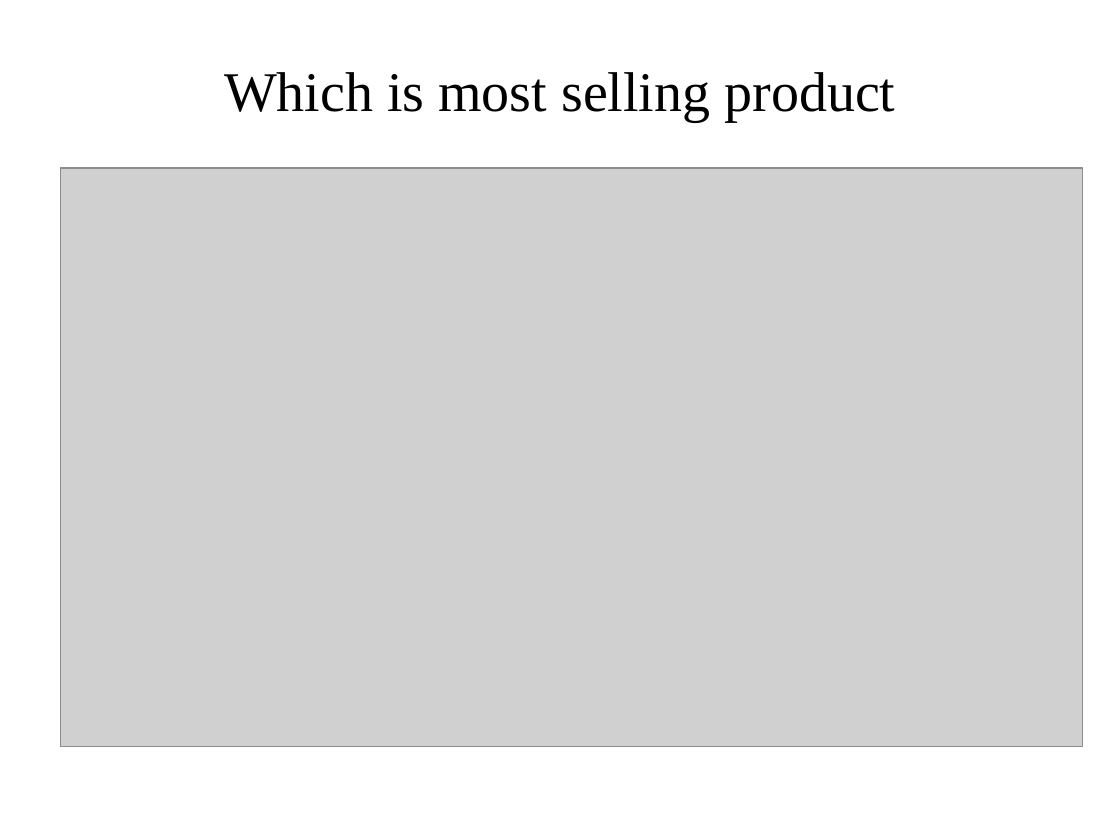
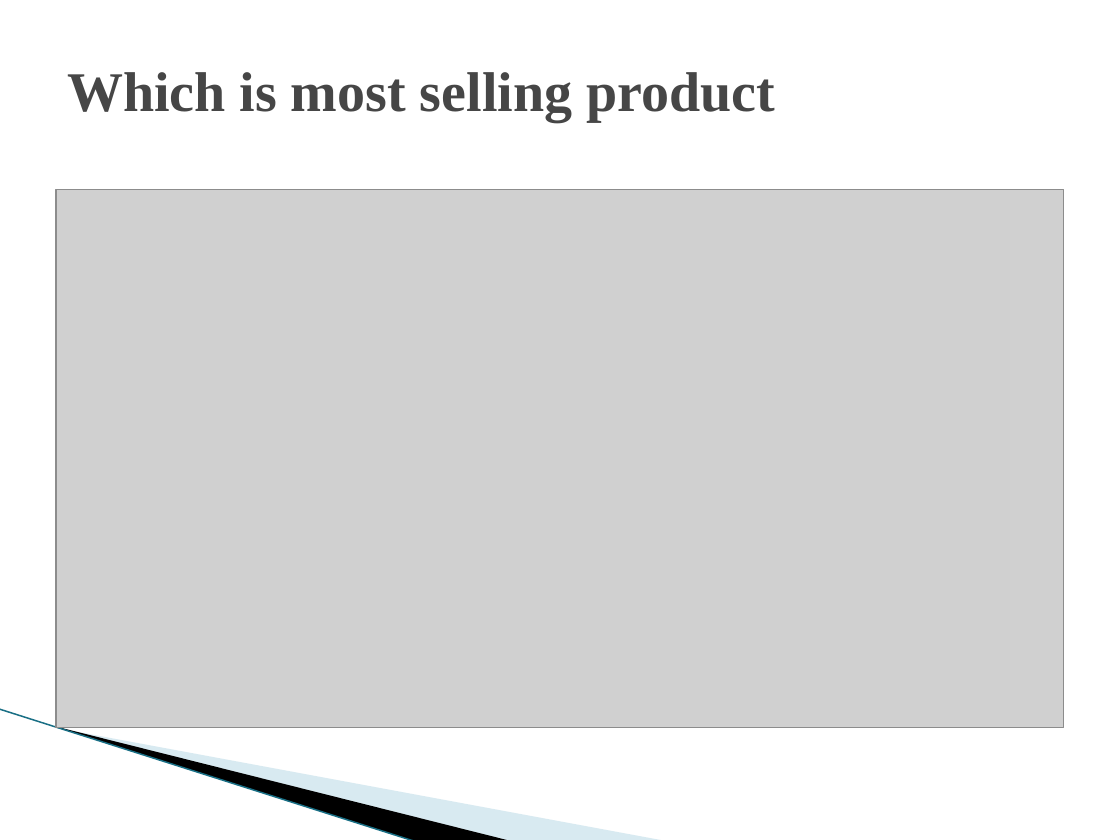
Before and after one commit to mayusuf/Customer-base-global-retail-bank, a slide deck: slide 3 of visual_presentation.pptx. Drawn at 1120x840 pixels with LibreOffice and Linux fonts; fonts in the diff are those of the drawing; grey boxes stand for pictures; background and template pictures are left out. Boxes give left, top, right and bottom in pixels: in the first picture for what was removed or moved away, otherwise in the second. Text is boxed around its words. In the diff, an @@ line names an element or a change of style, - is before the commit and + after.

```diff
--- a/visual_presentation.pptx
+++ b/visual_presentation.pptx
@@ title "Which is most selling product" at (x1=67, y1=72, x2=775, y2=121): text colour #000000 to #464646, bold on; alignment centre to left @@
@@ picture resized from (x1=60, y1=168, x2=1083, y2=747) to (x1=56, y1=189, x2=1064, y2=728) @@
@@ line added from (0, 709) to (416, 840), #97C5D8 0.95 pt @@
@@ freeform shape added at (x1=59, y1=727, x2=512, y2=840), fill #000000 @@
@@ freeform shape added at (x1=62, y1=728, x2=666, y2=840), fill #A0CBDC at 40% opacity @@
```
Also in this commit, not shown: 8 other slides changed.
